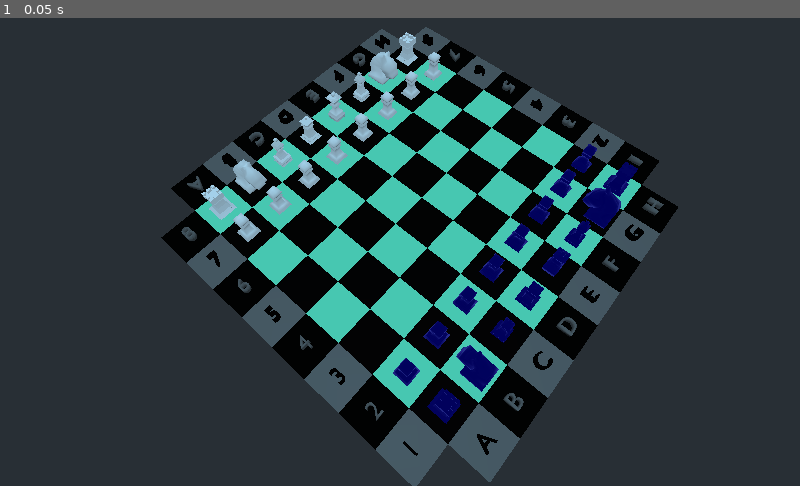
Above: before the commit, frame 1.
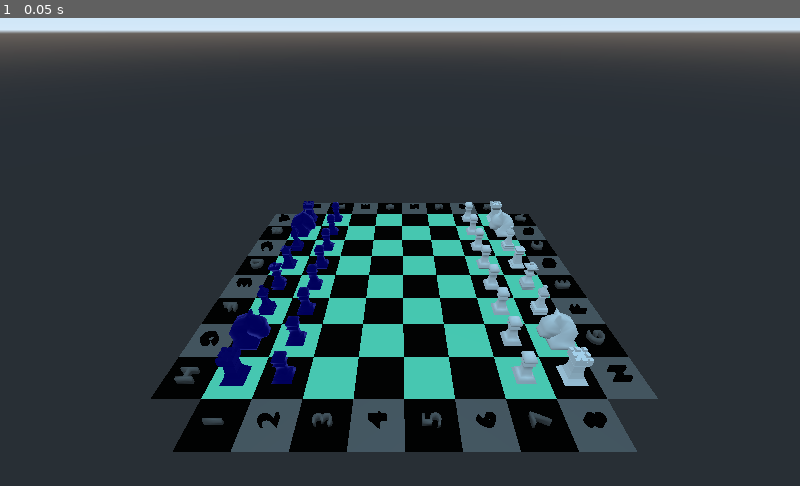
Above: after the commit, the same moment.

Repository: wykek/chess_game
Game: Godot game, scene res://Scenes/MainGame.tscn
The game is run twice, just before and just after one commit, with the same random seed, the same clock (stepped at 60 frames per second) and the same inputs. The project has no main scene, so this scene is started directly.
Inputs:
- Up to frame 1 (0.05 s): no input

The runs differ from the first frame. In frame 1, 45% of the frame differs, in the area x 0-100%, y 0-100%.

Commit message:
Update game file

Diff:
--- a/godot_files/Scenes/MainGame.tscn
+++ b/godot_files/Scenes/MainGame.tscn
@@ -15,10 +15,6 @@
 [ext_resource path="res://game_pieces/WhitePieces/WhiteBishop.tscn" type="PackedScene" id=13]
 
 [node name="Spatial" type="Spatial"]
-
-[node name="Camera" type="Camera" parent="."]
-transform = Transform( 0.657586, 0.681874, -0.320357, 0, 0.425226, 0.905087, 0.75338, -0.595172, 0.279623, -27.872, 53.266, 19.9433 )
-fov = 58.9
 
 [node name="board" type="MeshInstance" parent="."]
 transform = Transform( 1, 0, 0, 0, 1, 0, 0, 0, 1, -30, 0, 30 )
@@ -90,6 +86,10 @@
 material/64 = null
 material/65 = null
 
+[node name="Camera" type="Camera" parent="."]
+transform = Transform( -4.37114e-08, -0.550102, 0.835098, 0, 0.835098, 0.550102, -1, 2.40457e-08, -3.65033e-08, 47.4409, 36.1965, 0.507533 )
+current = true
+
 [node name="Black" type="Spatial" parent="."]
 
 [node name="BlackQueen" parent="Black" instance=ExtResource( 6 )]
